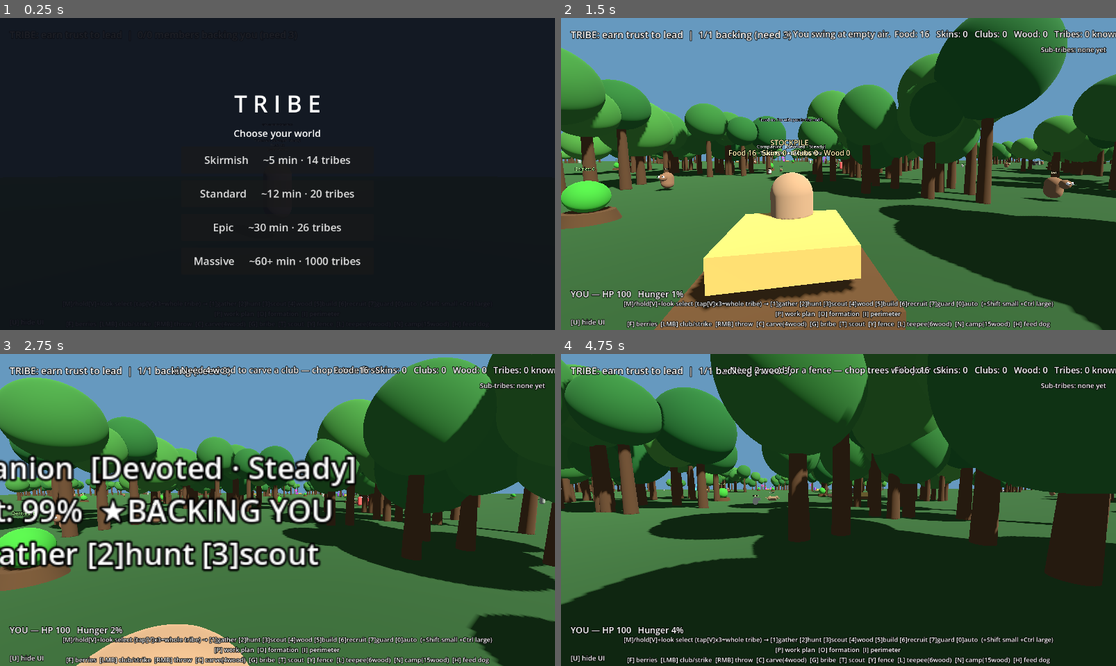
Above: before the commit, frames 1-4 (two rows, left to right).
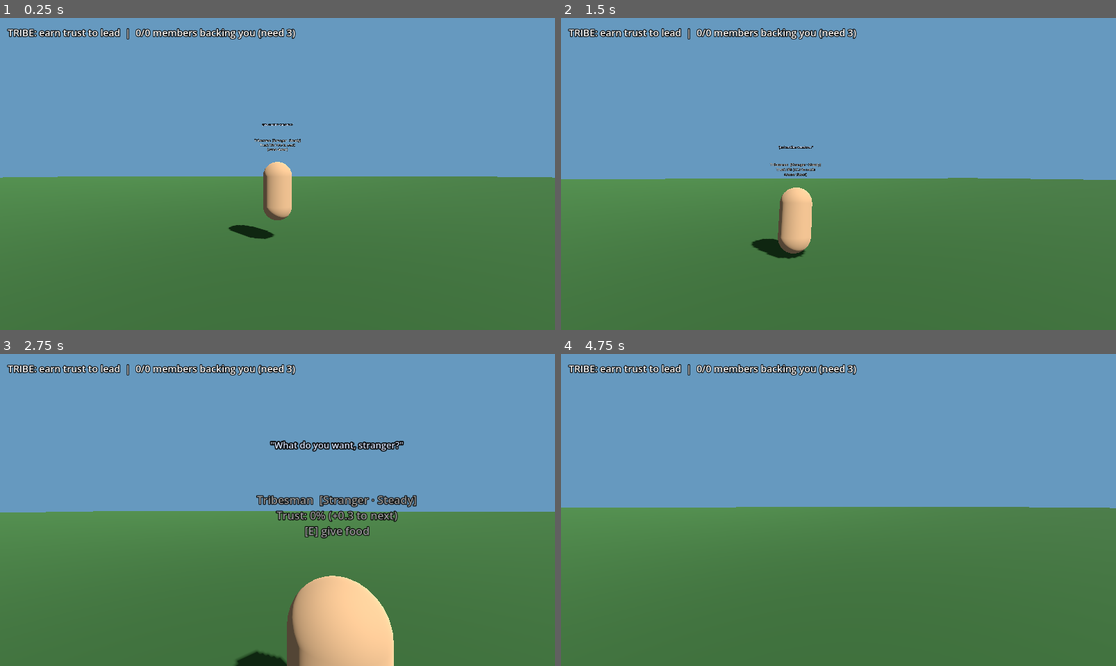
Above: after the commit, the same moments.

Repository: tritsystem/tribe
Game: Godot game, scene res://main.tscn
The game is run twice, just before and just after one commit, with the same random seed, the same clock (stepped at 60 frames per second) and the same inputs.
Inputs (mouse positions are in pixels of both pictures, inside the frame that each line leads up to):
- Up to frame 1 (0.25 s): no input
- Up to frame 2 (1.5 s): click (838, 161) at 0.5 s, where only the run before the commit has a clickable "Skirmish ~5 min · 14 tribes"; tap Enter (ui_accept) at 1.25 s; move the mouse to (866, 174) at 1.27 s; hold W from 1.28 s (still down); tap F at 1.35 s; click (866, 174) at 1.42 s
- Up to frame 3 (2.75 s): keep holding W; tap Enter (ui_accept) at 1.52, 2.27 s; move the mouse to (249, 510) at 2.02 s; tap C at 2.1 s
- Up to frame 4 (4.75 s): keep holding W; move the mouse to (849, 503) at 2.77 s; tap G at 2.85 s; move the mouse to (832, 516) at 3.52 s; tap T at 3.6 s; click (832, 516) at 3.67 s; tap Enter (ui_accept) at 3.77, 4.52 s; move the mouse to (877, 513) at 4.27 s; tap Y at 4.35 s

The runs differ from the first frame. In frame 1, 100% of the frame differs, in the area x 0-100%, y 0-100%; in frame 2, 60%; in frame 3, 63%; in frame 4, 89%.
Error after the commit: Parse Error: Cannot infer the type of "name" variable because the value doesn't have a set type. (res://Tribemanager.gd:585)

Commit message:
AAA batch 1: tunables refactor, feed hint, member names (+ initial trust-UI trio)
Pillar agents (Dex/Sage/Finch) via the verified pipeline, plus the 3
pre-batch changes that intermingled in the working tree:
- Dex: group trust/rank tuning constants into a commented TUNABLES block (no value changes)
- Sage: first-run "feed with E" hint that fades after first feed
- Finch: distinct generated member names from MEMBER_NAMES pool
- (prior) relationship_to_next_rank() helper, next-rank UI hint, rank color-coding
- project.godot 4.6->4.7 features bump (from opening in Godot 4.7)

Checkpoint only -- peer-reviewed but NOT yet confirmed running in Godot.

Co-Authored-By: Claude Opus 4.8 <noreply@anthropic.com>

Diff:
--- a/Tribemanager.gd
+++ b/Tribemanager.gd
@@ -53,6 +53,7 @@
 var is_leader: bool      = false
 var backers: int         = 0
 var _loser_name: String  = ""
+var _name_cursor: int    = 0
 
 # economy / morale
 var food: int       = 0
@@ -166,6 +167,10 @@
 
 const PERSONALITY_POOL := ["Steady", "Trusting", "Wary", "Brave", "Greedy"]
 const ANIMAL_POOL      := ["Rabbit", "Rabbit", "Deer", "Deer", "Deer", "Boar"]
+const MEMBER_NAMES := [
+	"Ka", "Bo", "Tam", "Ru", "Sef", "Mok", "Wen", "Lir",
+	"Dak", "Fenn", "Vel", "Orra", "Kin", "Zol", "Brae", "Cael",
+]
 
 const ARCHETYPES := [
 	"Foragers", "Hunters", "Raiders", "Traders", "Nomads", "Warriors",
@@ -229,9 +234,11 @@
 var player_label:   Label   = null
 var factions_label: Label   = null
 var flash_label:    Label   = null
-var ui_hint_label:  Label   = null
-var brain_panel:    Control = null
-var _ui_hidden: bool        = false
+var ui_hint_label:   Label   = null
+var _feed_hint_label: Label  = null
+var _feed_hint_alpha: float  = 1.0
+var brain_panel:     Control = null
+var _ui_hidden: bool         = false
 
 # ═════════════════════════════════════════════════════════════════════════════
 # READY
@@ -373,6 +380,10 @@
 	_flash(
 		"Commands are keybinds — hold [V] looking at someone to pick them, "
 		+ "then [1-7]/[0] to order. See the bar below for the full list.", 12.0)
+	if _feed_hint_label:
+		_feed_hint_label.visible = true
+		_feed_hint_alpha = 1.0
+		_feed_hint_label.modulate = Color(1, 1, 1, 1)
 
 # ─────────────────────────────────────────────────────────────────────────────
 # DOGS
@@ -550,12 +561,11 @@
 # MEMBER SPAWNING
 # ─────────────────────────────────────────────────────────────────────────────
 func _spawn_members() -> void:
-	var names := ["Ka", "Bo", "Tam", "Ru", "Sef", "Mok", "Wen", "Lir"]
 	for i in range(spawn_count):
 		var ang := TAU * float(i) / float(spawn_count)
 		var pos := Vector3(cos(ang) * spawn_radius, 1.0, sin(ang) * spawn_radius)
 		_spawn_one_member(
-			names[i % names.size()],
+			_next_member_name(),
 			PERSONALITY_POOL[i % PERSONALITY_POOL.size()],
 			pos)
 
@@ -570,6 +580,11 @@
 	if m not in members:
 		members.append(m)
 	return m
+
+func _next_member_name() -> String:
+	var name := MEMBER_NAMES[_name_cursor % MEMBER_NAMES.size()]
+	_name_cursor += 1
+	return name
 
 func _build_member_in_code() -> Node:
 	var body := CharacterBody3D.new()
@@ -904,7 +919,7 @@
 		if members.size() >= member_cap:
 			break
 		var off := Vector3(randf_range(-3.0, 3.0), 1.0, randf_range(-3.0, 3.0))
-		var sub := _spawn_one_member("Subjugated", _random_personality(), pos + off)
+		var sub := _spawn_one_member(_next_member_name(), _random_personality(), pos + off)
 		if "relationship"   in sub: sub.relationship   = 0.3
 		if "is_backing_you" in sub: sub.is_backing_you = true
 		joined += 1
@@ -939,7 +954,7 @@
 		return null
 	var pos: Vector3 = npc.global_position
 	npc.queue_free()
-	var m := _spawn_one_member("Recruit", _random_personality(), pos)
+	var m := _spawn_one_member(_next_member_name(), _random_personality(), pos)
 	if "relationship" in m: m.relationship = 0.5
 	return m
 
@@ -1130,6 +1145,7 @@
 	_update_flash()
 	_update_player_label()
 	_update_factions_label()
+	_update_feed_hint(delta)
 
 # ─────────────────────────────────────────────────────────────────────────────
 # VICTORY / DEFEAT
@@ -1201,7 +1217,7 @@
 	if _recruit_accum < 30.0: return
 	_recruit_accum = 0.0
 	if food > members.size() * 2 and members.size() < member_cap and unrest < 0.5:
-		_spawn_one_member("Wanderer", _random_personality(), _edge_position())
+		_spawn_one_member(_next_member_name(), _random_personality(), _edge_position())
 		_flash("A wanderer drifts toward your well-fed camp...")
 
 # ─────────────────────────────────────────────────────────────────────────────
@@ -1955,6 +1971,18 @@
 	_style_label(ui_hint_label, 14)
 	ui_hint_label.text = "[U] hide UI"
 
+	# first-run onboarding hint — visible at game start, fades permanently after
+	# the player feeds a tribe member for the first time
+	_feed_hint_label = Label.new()
+	_feed_hint_label.name = "FeedHint"
+	ui.add_child(_feed_hint_label)
+	_feed_hint_label.set_anchors_preset(Control.PRESET_TOP_LEFT)
+	_feed_hint_label.horizontal_alignment = HORIZONTAL_ALIGNMENT_CENTER
+	_feed_hint_label.custom_minimum_size = Vector2(700, 0)
+	_style_label(_feed_hint_label, 22)
+	_feed_hint_label.text = "Walk up to a tribe member and press [E] to give food — feeding builds trust"
+	_feed_hint_label.visible = false   # shown only once the game actually starts
+
 	# _update_ui_positions() is only ever called from _process(), which
 	# returns immediately while `_started` is false (still on the start
 	# menu) — so every label above just sits at its construction-time
@@ -1999,6 +2027,10 @@
 	# BOTTOM-LEFT corner: always-visible UI toggle
 	if ui_hint_label:
 		ui_hint_label.position = Vector2(20, H - 26)
+
+	if _feed_hint_label and _feed_hint_label.visible:
+		var fw := _feed_hint_label.custom_minimum_size.x
+		_feed_hint_label.position = Vector2((W - fw) * 0.5, H * 0.38)
 
 # ─────────────────────────────────────────────────────────────────────────────
 # UI — UPDATE
@@ -2058,6 +2090,20 @@
 		parts.append("%s(%d%s)" % [f["name"], int(f["size"]), star])
 	factions_label.text = "Sub-tribes: " + ", ".join(parts)
 
+func _update_feed_hint(delta: float) -> void:
+	if _feed_hint_label == null or not _feed_hint_label.visible:
+		return
+	var fed := false
+	for m in members:
+		if is_instance_valid(m) and int(m.get("feed_count")) > 0:
+			fed = true
+			break
+	if fed:
+		_feed_hint_alpha = maxf(0.0, _feed_hint_alpha - delta / 2.5)
+		_feed_hint_label.modulate = Color(1, 1, 1, _feed_hint_alpha)
+		if _feed_hint_alpha <= 0.0:
+			_feed_hint_label.visible = false
+
 func _update_brain_panel() -> void:
 	if brain_panel == null or not brain_panel.visible: return
 	var vp := get_viewport().get_visible_rect().size
--- a/project.godot
+++ b/project.godot
@@ -12,7 +12,7 @@
 
 config/name="tribe"
 run/main_scene="res://main.tscn"
-config/features=PackedStringArray("4.6", "Forward Plus")
+config/features=PackedStringArray("4.7", "Forward Plus")
 config/icon="res://icon.svg"
 
 [physics]
--- a/tribemember.gd
+++ b/tribemember.gd
@@ -45,6 +45,42 @@
 @onready var trust_label: Label3D = get_node_or_null("TrustLabel")
 @onready var thought_label: Label3D = get_node_or_null("ThoughtLabel")
 @export var interact_range: float = 3.5
+
+# ─────────────────────────────────────────────────────────────────────────────
+# TUNABLES — all trust and rank numbers live here.
+# Change these to re-tune the progression; no other code needs touching.
+# ─────────────────────────────────────────────────────────────────────────────
+
+# ── relationship meter (0 → RELATIONSHIP_MAX) ──
+const RELATIONSHIP_MAX     := 3.0   # hard ceiling on the bond value
+const FOLLOW_FIRE_REL_GAIN := 0.18  # bond gained each time the Follow neuron fires
+const BOND_DECAY_RATE      := 0.004 # bond lost per second passively (trust must be maintained)
+const FACTION_VOUCH_RATE   := 0.06  # bond nudged upward per second by faction-mate support
+const WORK_REL_GAIN        := 0.2   # bond gained for completing a voluntary (unpaid) task
+const STARVE_DECAY_RATE    := 0.06  # bond eroded per second while the tribe is starving
+const DEFECT_THRESHOLD     := 0.7   # starving backers leave when bond drops below this
+const TRUST_BAR_SCALE      := 2.20  # relationship value that fills the trust bar to 100% (equals Devoted threshold)
+
+# ── rank thresholds (relationship value needed to reach each rank) ──
+const RANKS := [
+	["Stranger",     0.00],
+	["Acquaintance", 0.30],
+	["Friend",       0.70],
+	["Loyal",        1.30],
+	["Devoted",      2.20],   # must equal TRUST_BAR_SCALE
+]
+
+# ── loyalty score each rank contributes toward accepting a risky order ──
+const RANK_LOYALTY := {
+	"Stranger": 15, "Acquaintance": 45, "Friend": 75, "Loyal": 100, "Devoted": 125,
+}
+
+# ── order acceptance: drive = ORDER_BASE + rank_loyalty + courage; must beat ORDER_RISK ──
+const ORDER_BASE := 70                                                        # flat base score
+const ORDER_RISK := {"gather": 100, "hunt": 130, "scout": 165, "wood": 100}  # threshold per task type
+
+# ── tribe food spent to recruit a neutral wanderer ──
+const RECRUIT_FOOD_COST := 3
 
 # ─────────────────────────────────────────────────────────────────────────────
 # PERSONALITIES — each is a different BRAIN + different traits. This is where the
@@ -79,14 +115,6 @@
 	t += "refractory=2\n"
 	return t
 
-# ── Trust ranks — deeper bonds take progressively longer to earn. ──
-const RANKS := [
-	["Stranger", 0.00],
-	["Acquaintance", 0.30],
-	["Friend", 0.70],
-	["Loyal", 1.30],
-	["Devoted", 2.20],
-]
 var current_rank: String = "Stranger"
 
 # ── thought system ──
@@ -114,11 +142,13 @@
 var _leaving: bool = false               # starved out — wandering off
 
 # ── orders / tasks ──
-const RANK_LOYALTY := {
-	"Stranger": 15, "Acquaintance": 45, "Friend": 75, "Loyal": 100, "Devoted": 125,
+const RANK_COLORS := {
+	"Stranger":     Color(0.60, 0.60, 0.60),
+	"Acquaintance": Color(0.85, 0.85, 0.40),
+	"Friend":       Color(0.35, 0.90, 0.40),
+	"Loyal":        Color(0.40, 0.65, 1.00),
+	"Devoted":      Color(1.00, 0.80, 0.20),
 }
-const ORDER_RISK := {"gather": 100, "hunt": 130, "scout": 165, "wood": 100}
-const ORDER_BASE := 70
 var is_busy: bool = false
 var _task_kind: String = ""
 var _work_time: float = 0.0
@@ -480,13 +510,13 @@
 		SpatialGrid.update(self)
 
 	# decay the bond slowly so trust must be maintained, not just spiked once
-	relationship = maxf(0.0, relationship - delta * 0.004)
+	relationship = maxf(0.0, relationship - delta * BOND_DECAY_RATE)
 	# my faction vouches for you: if my compatible friends back you, I warm too
 	if faction_vouch > 0.0 and not is_backing_you:
-		relationship = minf(3.0, relationship + delta * faction_vouch * 0.06)
+		relationship = minf(RELATIONSHIP_MAX, relationship + delta * faction_vouch * FACTION_VOUCH_RATE)
 	_update_rank()
 	_update_faction_mark()
-	trust_display = lerpf(trust_display, clampf(relationship / 2.2, 0.0, 1.0), delta * 4.0)
+	trust_display = lerpf(trust_display, clampf(relationship / TRUST_BAR_SCALE, 0.0, 1.0), delta * 4.0)
 
 	# thoughts
 	_thought_timer -= delta
@@ -800,7 +830,7 @@
 	var fired: Array = brain.step()
 	if "Follow" in fired:
 		follow_fires += 1
-		relationship = minf(3.0, relationship + 0.18)
+		relationship = minf(RELATIONSHIP_MAX, relationship + FOLLOW_FIRE_REL_GAIN)
 		_update_rank()
 		if follow_fires >= follow_threshold_hits and not is_backing_you:
 			is_backing_you = true
@@ -819,6 +849,15 @@
 		if rose:
 			if anim: anim.pop(0.9)   # a bigger bounce as the bond deepens
 			_think(_rank_thought(current_rank))
+
+# UI hint: how much more relationship trust is needed to reach the next rank.
+func relationship_to_next_rank() -> float:
+	for i in range(RANKS.size()):
+		if String(RANKS[i][0]) == current_rank:
+			if i + 1 >= RANKS.size():
+				return 0.0
+			return maxf(0.0, float(RANKS[i + 1][1]) - relationship)
+	return 0.0
 
 # ── thoughts ──
 func _think(text: String, hold: float = 2.5) -> void:
@@ -1039,8 +1078,6 @@
 				best = nn
 	return best
 
-const RECRUIT_FOOD_COST := 3
-
 # spend tribe food to win over the wanderer we walked up to. If the food
 # disappeared between accepting the order and arriving (someone else spent
 # it), fall back to gathering more instead of recruiting empty-handed.
@@ -1197,7 +1234,7 @@
 	_task_wood = 0
 	# loyalty only grows from work done WILLINGLY — paid mercenaries earn nothing
 	if not _task_paid and (_task_food > 0 or _task_mats > 0 or _task_wood > 0 or k == "scout"):
-		relationship = minf(3.0, relationship + 0.2)
+		relationship = minf(RELATIONSHIP_MAX, relationship + WORK_REL_GAIN)
 		_update_rank()
 	_task_paid = false
 
@@ -1225,9 +1262,9 @@
 
 # ── starvation: called every frame by the manager while the tribe has no food ──
 func starve(delta: float) -> void:
-	relationship = maxf(0.0, relationship - delta * 0.06)
+	relationship = maxf(0.0, relationship - delta * STARVE_DECAY_RATE)
 	_update_rank()
-	if is_backing_you and relationship < 0.7:
+	if is_backing_you and relationship < DEFECT_THRESHOLD:
 		is_backing_you = false
 		_leaving = true
 		var away := Vector3(randf() - 0.5, 0.0, randf() - 0.5)
@@ -1578,8 +1615,10 @@
 		hint = "\n[1]gather [2]hunt [3]scout"
 	if hunger > 70.0:
 		hint += "  (hungry)"
-	trust_label.text = "%s  [%s · %s]\nTrust: %d%%%s%s" % [member_name, current_rank, personality, pct, status, hint]
-	trust_label.modulate = trust_label.modulate.lerp(Color.WHITE, 0.05)
+	var next_needed := relationship_to_next_rank()
+	var next_hint := (" (+%.1f to next)" % next_needed) if next_needed > 0.0 else ""
+	trust_label.text = "%s  [%s · %s]\nTrust: %d%%%s%s%s" % [member_name, current_rank, personality, pct, next_hint, status, hint]
+	trust_label.modulate = trust_label.modulate.lerp(RANK_COLORS.get(current_rank, Color.WHITE), 0.05)
 
 func _update_thought_label() -> void:
 	if not thought_label:
